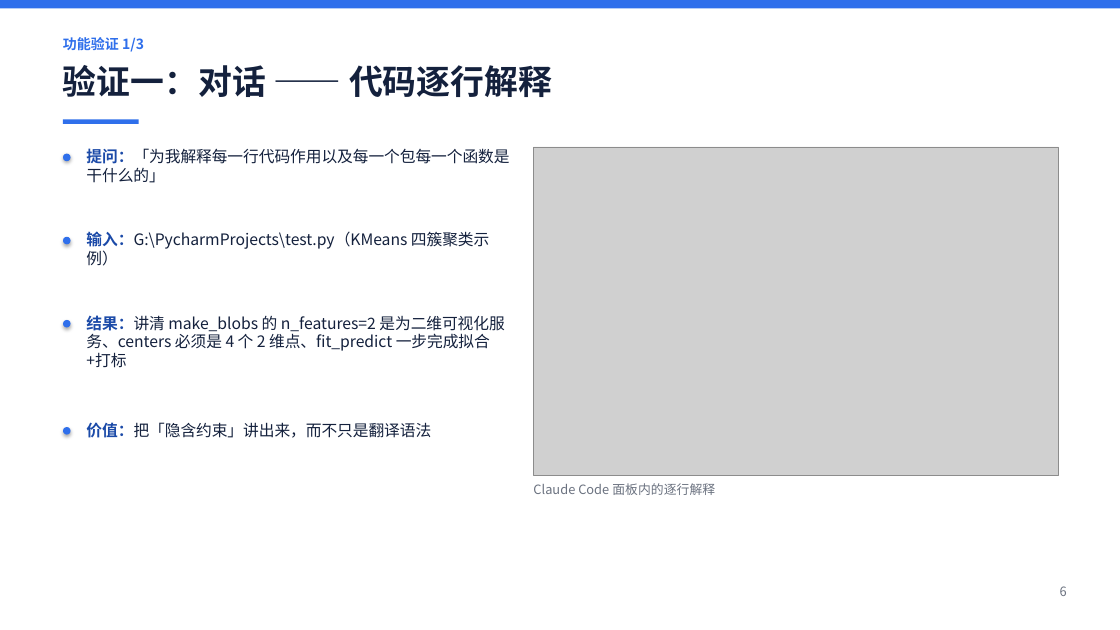
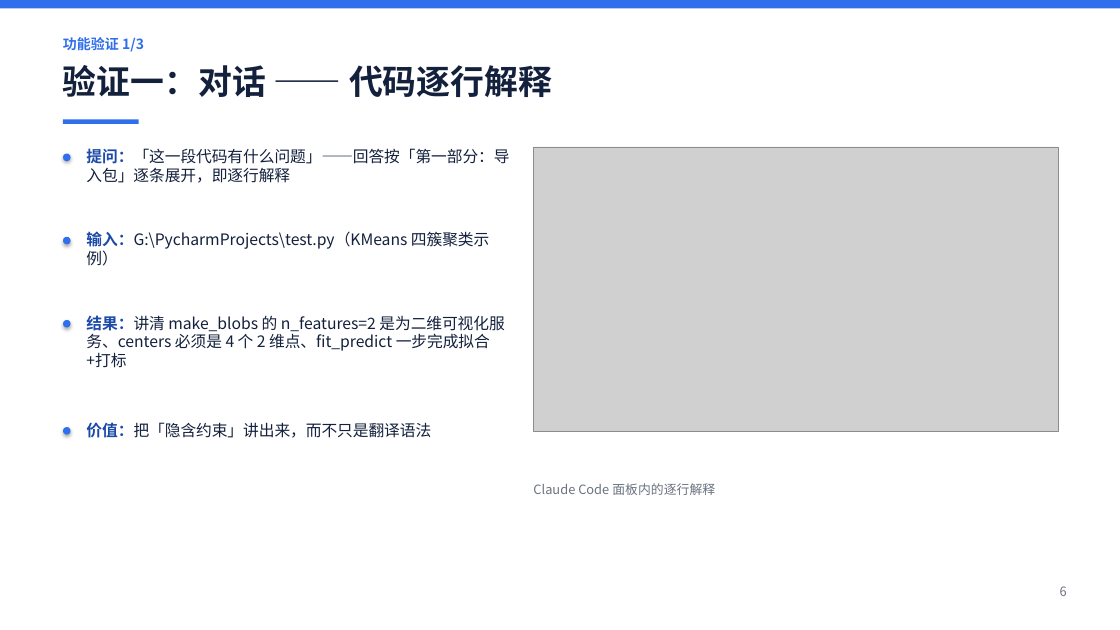
Before and after one commit to WOSHIGAOSHOU296/pycharm-ai-coding-assistant-lab, a slide deck: slide 6 of 03-分享PPT.pptx. Drawn at 1120x630 pixels with LibreOffice and Linux fonts; fonts in the diff are those of the drawing; grey boxes stand for pictures. Boxes give left, top, right and bottom in pixels: in the first picture for what was removed or moved away, otherwise in the second. Text is boxed around its words. In the diff, an @@ line names an element or a change of style, - is before the commit and + after.

```diff
--- a/03-分享PPT.pptx
+++ b/03-分享PPT.pptx
@@ text at [86, 148, 509, 183]: text changed @@
-提问：「为我解释每一行代码作用以及每一个包每一个函数是干什么的」
+提问：「这一段代码有什么问题」——回答按「第一部分：导入包」逐条展开，即逐行解释
@@ picture: place and size @@
-picture at [534, 147, 1059, 476]
+picture at [534, 147, 1059, 431]
```
Also in this commit, not shown: 1 other slide changed, 13 other files.
